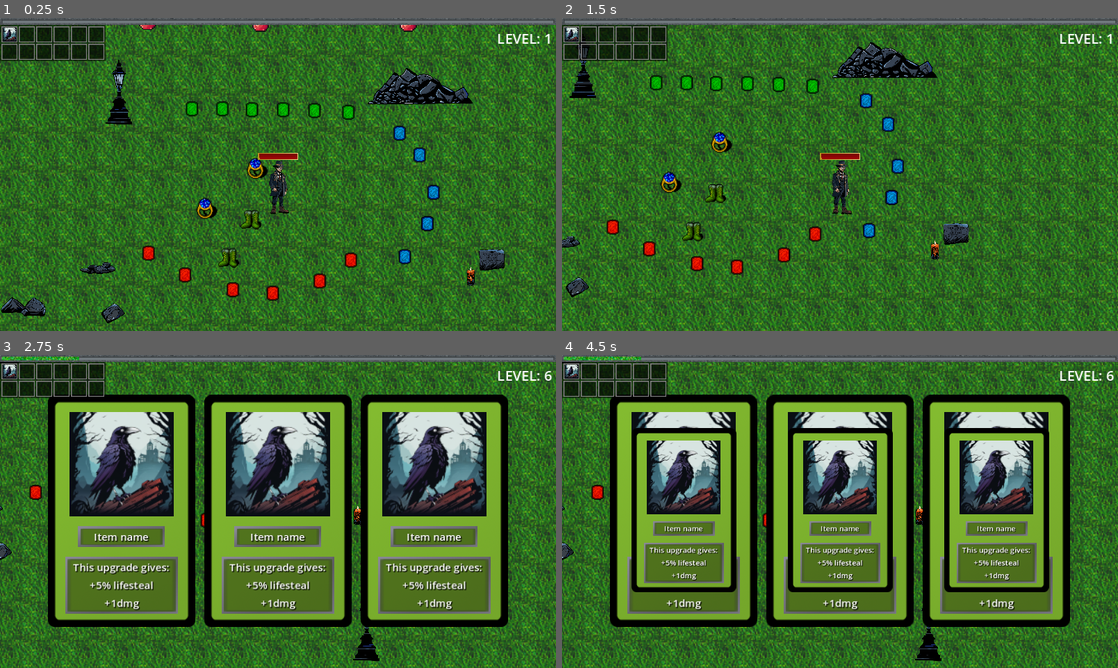
Above: before the commit, frames 1-4 (two rows, left to right).
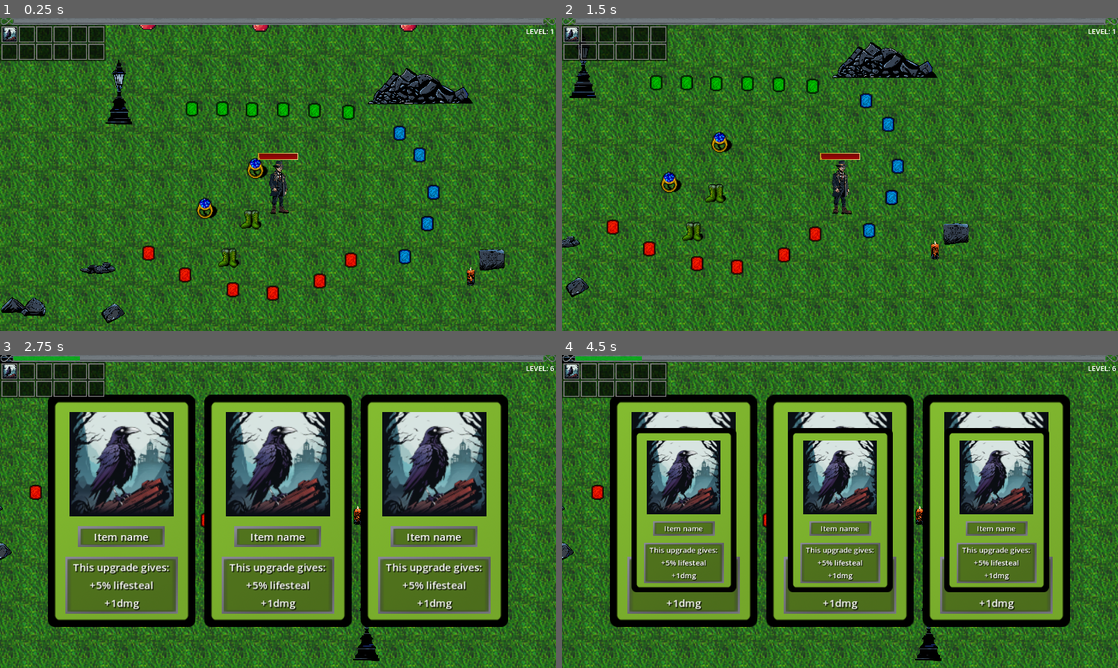
Above: after the commit, the same moments.

Repository: AGH-Code-Industry/monstrous-tide
Game: Godot game, scene res://Assets/World/world.tscn
The game is run twice, just before and just after one commit, with the same random seed, the same clock (stepped at 60 frames per second) and the same inputs.
Inputs (mouse positions are in pixels of both pictures, inside the frame that each line leads up to):
- Up to frame 1 (0.25 s): no input
- Up to frame 2 (1.5 s): tap Enter at 0.5 s; move the mouse to (962, 158) at 0.52 s; press the mouse at (962, 158) at 0.53 s; hold D (right) 0.53-1.28 s; move the mouse to (728, 190) at 1.27 s; release the mouse at (728, 190) at 1.28 s; hold S (down) from 1.28 s (still down); click (728, 190) at 1.35 s
- Up to frame 3 (2.75 s): move the mouse to (333, 442) at 2.02 s; release S (down) at 2.03 s; press the mouse at (333, 442) at 2.03 s; hold D (right) from 2.03 s (still down)
- Up to frame 4 (4.5 s): move the mouse to (684, 511) at 2.77 s; release D (right) at 2.78 s; release the mouse at (684, 511) at 2.78 s; hold W (up) 2.78-3.53 s; click (684, 511) at 2.85 s; move the mouse to (684, 508) at 3.52 s; press the mouse at (684, 508) at 3.53 s; hold A (left) from 3.53 s (still down); tap Space (DEBUG_manual_heal) at 4.25 s; move the mouse to (840, 511) at 4.27 s; release the mouse at (840, 511) at 4.28 s; click (840, 511) at 4.35 s

The runs differ from the first frame. In frame 1, 1.3% of the frame differs, in the area x 0-100%, y 0-9%; in frame 2, 1.3%; in frame 3, 1.4%; in frame 4, 1.4%.

Commit message:
New experience bar

Diff:
--- a/Assets/Resources/Theme.tres
+++ b/Assets/Resources/Theme.tres
@@ -8,8 +8,8 @@
 [ext_resource type="Texture2D" uid="uid://du6ax6dfsf5dt" path="res://Assets/Utility/UI/LvlUps/Textures/Lvl-up-legendary-frame.png" id="4_75fqq"]
 [ext_resource type="Texture2D" uid="uid://dsnxfey0omxg3" path="res://Assets/Utility/UI/Equipment/EQSlot.png" id="4_lflb8"]
 [ext_resource type="Texture2D" uid="uid://bnic1icsl1vfk" path="res://Assets/Utility/UI/LvlUps/Textures/Lvl-up-rare-frame.png" id="5_n4bdy"]
-[ext_resource type="Texture2D" uid="uid://bulmfy8sbhlox" path="res://Assets/Utility/UI/Progressbar/s+g-xp-bar-back.png" id="8_mfe0o"]
-[ext_resource type="Texture2D" uid="uid://byxf6q3t3snpw" path="res://Assets/Utility/UI/Progressbar/s+g-xp-bar-fill.png" id="9_dj352"]
+[ext_resource type="Texture2D" uid="uid://bfpydge4soy6x" path="res://Assets/Utility/UI/Progressbar/rune-xp-bar-back.png" id="9_t7yxh"]
+[ext_resource type="Texture2D" uid="uid://cqbd77n2sp8ks" path="res://Assets/Utility/UI/Progressbar/rune-xp-bar-fill.png" id="10_26gf5"]
 
 [sub_resource type="StyleBoxTexture" id="StyleBoxTexture_htdvx"]
 texture = ExtResource("1_cryu0")
@@ -68,18 +68,18 @@
 texture_margin_bottom = 10.0
 
 [sub_resource type="StyleBoxTexture" id="StyleBoxTexture_yhtbs"]
-texture = ExtResource("8_mfe0o")
-texture_margin_left = 2.0
+texture = ExtResource("9_t7yxh")
+texture_margin_left = 46.0
 texture_margin_top = 4.0
-texture_margin_right = 2.0
-texture_margin_bottom = 3.0
+texture_margin_right = 46.0
+texture_margin_bottom = 7.0
 
 [sub_resource type="StyleBoxTexture" id="StyleBoxTexture_vk4yw"]
-texture = ExtResource("9_dj352")
-texture_margin_left = 2.0
-texture_margin_top = 3.0
-texture_margin_right = 2.0
-texture_margin_bottom = 3.0
+texture = ExtResource("10_26gf5")
+texture_margin_left = 46.0
+texture_margin_top = 4.0
+texture_margin_right = 46.0
+texture_margin_bottom = 5.0
 
 [resource]
 GridContainer/constants/h_separation = 2
--- a/Assets/Utility/UI/Progressbar/progress_bar.tscn
+++ b/Assets/Utility/UI/Progressbar/progress_bar.tscn
@@ -1,14 +1,18 @@
 [gd_scene load_steps=4 format=3 uid="uid://b12g08nqirib2"]
 
 [ext_resource type="Script" path="res://Assets/Utility/UI/Progressbar/progress_bar.gd" id="1_op6f3"]
-[ext_resource type="Texture2D" uid="uid://bulmfy8sbhlox" path="res://Assets/Utility/UI/Progressbar/s+g-xp-bar-back.png" id="2_g88h2"]
-[ext_resource type="Texture2D" uid="uid://byxf6q3t3snpw" path="res://Assets/Utility/UI/Progressbar/s+g-xp-bar-fill.png" id="3_o0lia"]
+[ext_resource type="Texture2D" uid="uid://bfpydge4soy6x" path="res://Assets/Utility/UI/Progressbar/rune-xp-bar-back.png" id="2_lnjrr"]
+[ext_resource type="Texture2D" uid="uid://cqbd77n2sp8ks" path="res://Assets/Utility/UI/Progressbar/rune-xp-bar-fill.png" id="3_ula1a"]
 
 [node name="progress_bar" type="CanvasLayer"]
 layer = 0
+offset = Vector2(220, 0)
+scale = Vector2(0.333, 0.333)
+transform = Transform2D(0.333, 0, 0, 0.333, 220, 0)
 script = ExtResource("1_op6f3")
 
 [node name="MarginContainer" type="MarginContainer" parent="."]
+layout_direction = 1
 anchors_preset = 15
 anchor_right = 1.0
 anchor_bottom = 1.0
@@ -23,9 +27,10 @@
 layout_mode = 2
 
 [node name="ExperienceBar" type="TextureProgressBar" parent="MarginContainer/VBoxContainer"]
+clip_contents = true
 layout_mode = 2
-texture_under = ExtResource("2_g88h2")
-texture_progress = ExtResource("3_o0lia")
+texture_under = ExtResource("2_lnjrr")
+texture_progress = ExtResource("3_ula1a")
 
 [node name="MarginContainer" type="MarginContainer" parent="MarginContainer/VBoxContainer"]
 layout_mode = 2
@@ -34,5 +39,6 @@
 [node name="LevelInfo" type="Label" parent="MarginContainer/VBoxContainer/MarginContainer"]
 layout_mode = 2
 size_flags_horizontal = 8
+theme_override_font_sizes/font_size = 25
 text = "LEVEL: 1"
 horizontal_alignment = 1
--- a/Assets/World/world.tscn
+++ b/Assets/World/world.tscn
@@ -250,7 +250,9 @@
 [node name="ExperienceCrystal13" parent="ItemsLayer" instance=ExtResource("26_sy4rw")]
 position = Vector2(146, 95)
 
-[node name="progress_bar" parent="." instance=ExtResource("23_gh6bk")]
+[node name="ExperienceBar" parent="." instance=ExtResource("23_gh6bk")]
+offset = Vector2(213.666, 0)
+transform = Transform2D(0.333, 0, 0, 0.333, 213.666, 0)
 
 [node name="Equipment" parent="." instance=ExtResource("28_xexut")]
 offset = Vector2(0, 8)
Binary file added: Assets/Utility/UI/Progressbar/rune-xp-bar-back.png
Not shown, changed: Assets/Utility/UI/Progressbar/rune-xp-bar-back.png.import
Binary file added: Assets/Utility/UI/Progressbar/rune-xp-bar-fill.png
Not shown, changed: Assets/Utility/UI/Progressbar/rune-xp-bar-fill.png.import
Binary file removed: Assets/Utility/UI/Progressbar/s+g-xp-bar-back.png
Binary file removed: Assets/Utility/UI/Progressbar/s+g-xp-bar-fill.png
